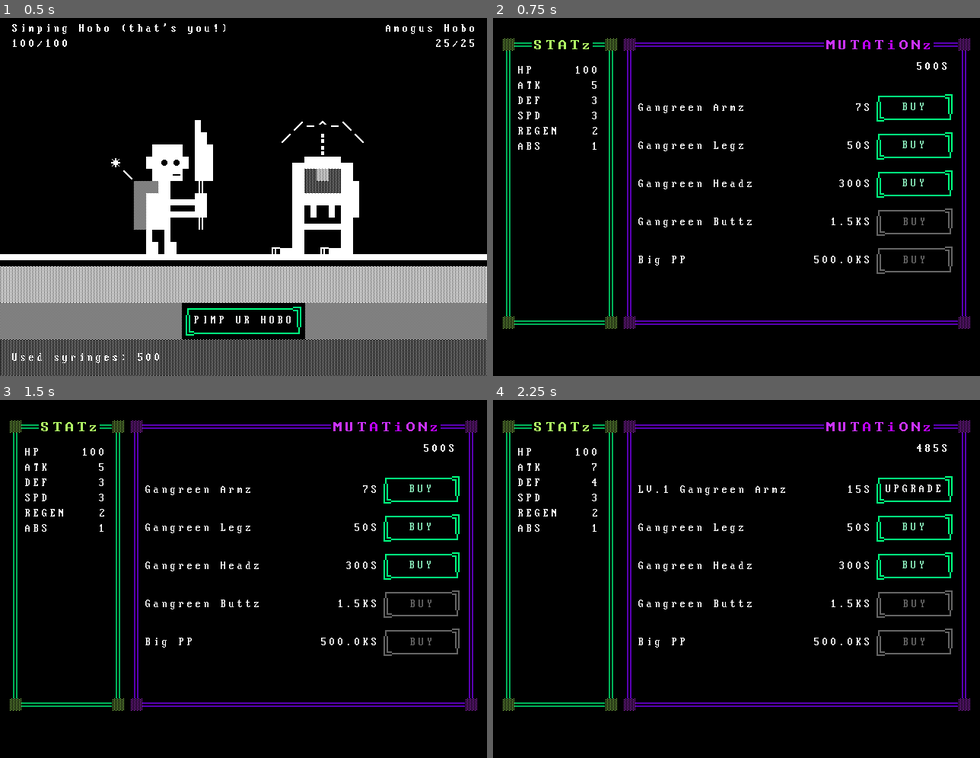
Above: before the commit, frames 1-4 (two rows, left to right).
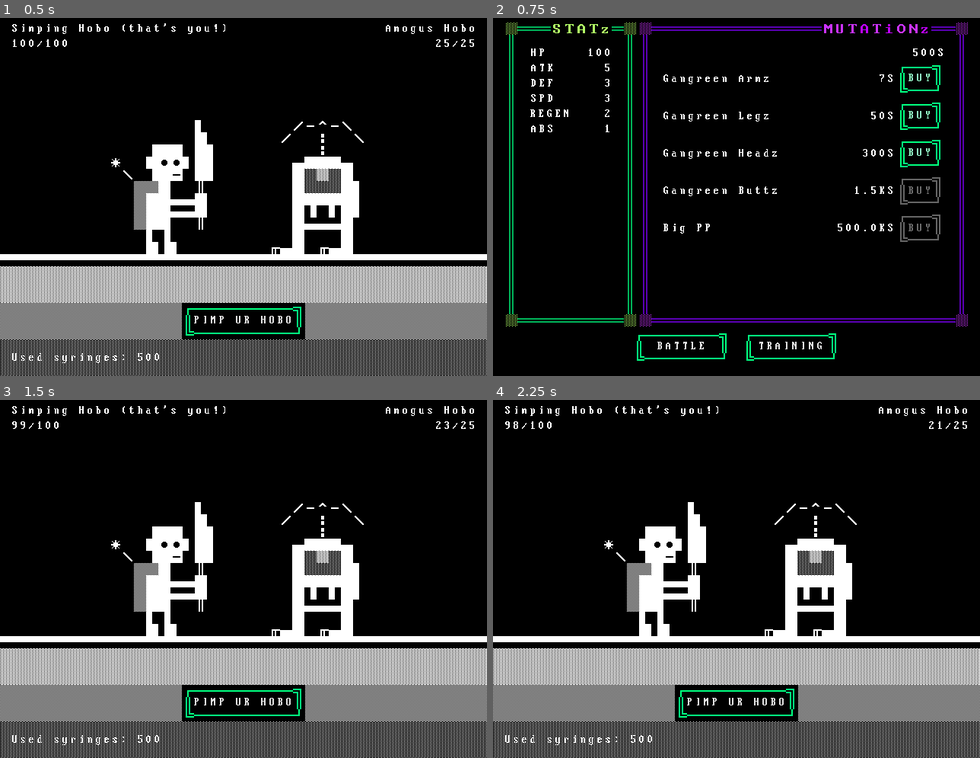
Above: after the commit, the same moments.

Repository: 2shady4u/hobo-battle-arena
Game: Godot game, scene res://src/Game.tscn
Two runs of this game, one before a commit and one after it. Both use one fixed random seed, a clock stepped at 60 frames per second and the inputs below.
Inputs (mouse positions are in pixels of both pictures, inside the frame that each line leads up to):
- Up to frame 1 (0.5 s): no input
- Up to frame 2 (0.75 s): click "PIMP UR HOBO" at 0.5 s
- Up to frame 3 (1.5 s): click (189, 729) at 1.25 s, where only the run after the commit has a clickable "BATTLE"
- Up to frame 4 (2.25 s): click (916, 489) at 2 s, where only the run before the commit has a clickable "BUY"

Frame 1 is identical in both runs. In frame 2, 10% of the frame differs, in the area x 2-98%, y 1-96%; in frame 3, 27%; in frame 4, 27%, in the area x 0-100%, y 1-100%.

Commit message:
Add buttons to go back and forth

Diff:
--- a/godot_project/src/game/StatsUI.gd
+++ b/godot_project/src/game/StatsUI.gd
@@ -3,8 +3,13 @@
 const mutation_scene = preload("res://src/game/stats_ui/Mutation.tscn")
 const stat_scene = preload("res://src/game/stats_ui/Stat.tscn")
 
-onready var stats_box = $StatsPanel/VBoxContainer
-onready var mutation_box = $MutationPanel/VBoxContainer
+onready var _stats_vbox = $MC/VB/ContentHBox/StatControl/MC/StatsVBox
+onready var _mutation_vbox = $MC/VB/ContentHBox/MutationControl/MC/VB/MutationVBox
+
+onready var _currency_label := $MC/VB/ContentHBox/MutationControl/MC/VB/CurrencyLabel
+
+onready var _battle_button := $MC/VB/ButtonHBox/BattleButton
+onready var _training_button := $MC/VB/ButtonHBox/TrainingButton
 
 var mutations = [
 	{
@@ -55,23 +60,31 @@
 
 var stats = ["hp", "atk", "def", "spd", "regen", "abs"]
 
-# Called when the node enters the scene tree for the first time.
 func _ready():
 	State.saved_game.connect("currency_changed", self, "_on_currency_changed")
 	for stat in stats:
 		var stat_instance = stat_scene.instance()
-		stats_box.add_child(stat_instance)
+		_stats_vbox.add_child(stat_instance)
 		stat_instance.set_stat(stat)
 
 	for mutation in mutations:
 		var mutation_instance = mutation_scene.instance()
-		mutation_box.add_child(mutation_instance)
+		_mutation_vbox.add_child(mutation_instance)
 		mutation_instance.set_data(mutation)
 
-	$Currency.text = get_formatted_money(State.saved_game.currency)
+	_currency_label.text = get_formatted_money(State.saved_game.currency)
+
+	_battle_button.connect("pressed", self, "_on_battle_button_pressed")
+	_training_button.connect("pressed", self, "_on_training_button_pressed")
 
 func _on_currency_changed(currency):
-	$Currency.text = get_formatted_money(currency)
+	_currency_label.text = get_formatted_money(currency)
+
+func _on_battle_button_pressed():
+	emit_signal("tab_change_requested", TYPE.BATTLE)
+
+func _on_training_button_pressed():
+	emit_signal("tab_change_requested", TYPE.TRAINING)
 
 func _process(_delta : float) -> void:
 	if Input.is_action_just_pressed("ui_accept"):
--- a/godot_project/src/game/StatsUI.tscn
+++ b/godot_project/src/game/StatsUI.tscn
@@ -1,42 +1,12 @@
-[gd_scene load_steps=12 format=2]
+[gd_scene load_steps=10 format=2]
 
 [ext_resource path="res://src/game/StatsUI.gd" type="Script" id=1]
-[ext_resource path="res://textures/ui/mutationbox.png" type="Texture" id=2]
-[ext_resource path="res://textures/ui/stats.png" type="Texture" id=3]
+[ext_resource path="res://src/game/stats_ui/mutation_stylebox.tres" type="StyleBox" id=2]
+[ext_resource path="res://src/game/stats_ui/stats_stylebox.tres" type="StyleBox" id=3]
 [ext_resource path="res://fonts/AcPlus_IBM_VGA_8x16.tres" type="DynamicFontData" id=4]
 [ext_resource path="res://src/game/stats_ui/button_texture.tres" type="StyleBox" id=5]
 [ext_resource path="res://src/game/stats_ui/button_disabed.tres" type="StyleBox" id=6]
-
-[sub_resource type="StyleBoxTexture" id=1]
-texture = ExtResource( 2 )
-region_rect = Rect2( 0, 0, 240, 192 )
-margin_left = 24.4587
-margin_right = 195.292
-margin_top = 20.7076
-margin_bottom = 38.0599
-
-[sub_resource type="Theme" id=2]
-Button/colors/font_color = Color( 0, 0, 0, 1 )
-Button/colors/font_color_disabled = Color( 0, 0, 0, 1 )
-Button/colors/font_color_focus = Color( 0, 0, 0, 1 )
-Button/colors/font_color_hover = Color( 0, 0, 0, 1 )
-Button/colors/font_color_pressed = Color( 0, 0, 0, 1 )
-Button/constants/hseparation = 0
-Button/fonts/font = null
-Button/styles/disabled = null
-Button/styles/focus = null
-Button/styles/hover = null
-Button/styles/normal = null
-Button/styles/pressed = null
-Panel/styles/panel = SubResource( 1 )
-
-[sub_resource type="StyleBoxTexture" id=3]
-texture = ExtResource( 3 )
-region_rect = Rect2( 0, 0, 144, 96 )
-margin_left = 17.0
-margin_right = 114.0
-margin_top = 25.0
-margin_bottom = 17.0
+[ext_resource path="res://src/game/stats_ui/base_theme.tres" type="Theme" id=7]
 
 [sub_resource type="DynamicFont" id=4]
 extra_spacing_char = 4
@@ -53,56 +23,108 @@
 [node name="StatsUI" type="Control"]
 anchor_right = 1.0
 anchor_bottom = 1.0
+theme = ExtResource( 7 )
 script = ExtResource( 1 )
 __meta__ = {
 "_edit_use_anchors_": false
 }
 
-[node name="MutationPanel" type="Panel" parent="."]
-margin_left = 171.0
-margin_top = 37.0
-margin_right = 627.0
-margin_bottom = 418.0
-theme = SubResource( 2 )
+[node name="MC" type="MarginContainer" parent="."]
+anchor_right = 1.0
+anchor_bottom = 1.0
+custom_constants/margin_right = 16
+custom_constants/margin_top = 16
+custom_constants/margin_left = 16
+custom_constants/margin_bottom = 16
 __meta__ = {
 "_edit_use_anchors_": false
 }
 
-[node name="VBoxContainer" type="VBoxContainer" parent="MutationPanel"]
-margin_left = 20.0
-margin_top = 68.0
-margin_right = 386.0
-margin_bottom = 409.0
+[node name="VB" type="VBoxContainer" parent="MC"]
+margin_left = 16.0
+margin_top = 16.0
+margin_right = 624.0
+margin_bottom = 464.0
+
+[node name="ContentHBox" type="HBoxContainer" parent="MC/VB"]
+margin_right = 608.0
+margin_bottom = 399.0
+size_flags_vertical = 3
+
+[node name="StatControl" type="Control" parent="MC/VB/ContentHBox"]
+margin_right = 172.0
+margin_bottom = 399.0
+size_flags_horizontal = 3
+
+[node name="StatsOutline" type="PanelContainer" parent="MC/VB/ContentHBox/StatControl"]
+anchor_right = 1.0
+anchor_bottom = 1.0
+size_flags_horizontal = 3
+custom_styles/panel = ExtResource( 3 )
+__meta__ = {
+"_edit_use_anchors_": false
+}
+
+[node name="MC" type="MarginContainer" parent="MC/VB/ContentHBox/StatControl"]
+anchor_right = 1.0
+anchor_bottom = 1.0
+custom_constants/margin_right = 32
+custom_constants/margin_top = 32
+custom_constants/margin_left = 32
+custom_constants/margin_bottom = 32
+__meta__ = {
+"_edit_use_anchors_": false
+}
+
+[node name="StatsVBox" type="VBoxContainer" parent="MC/VB/ContentHBox/StatControl/MC"]
+margin_left = 32.0
+margin_top = 32.0
+margin_right = 140.0
+margin_bottom = 367.0
+
+[node name="MutationControl" type="Control" parent="MC/VB/ContentHBox"]
+margin_left = 176.0
+margin_right = 608.0
+margin_bottom = 399.0
+size_flags_horizontal = 3
+size_flags_stretch_ratio = 2.5
+
+[node name="MutationOutline" type="PanelContainer" parent="MC/VB/ContentHBox/MutationControl"]
+anchor_right = 1.0
+anchor_bottom = 1.0
+size_flags_horizontal = 3
+size_flags_stretch_ratio = 2.0
+custom_styles/panel = ExtResource( 2 )
+__meta__ = {
+"_edit_use_anchors_": false
+}
+
+[node name="MC" type="MarginContainer" parent="MC/VB/ContentHBox/MutationControl"]
+anchor_right = 1.0
+anchor_bottom = 1.0
+custom_constants/margin_right = 32
+custom_constants/margin_top = 32
+custom_constants/margin_left = 32
+custom_constants/margin_bottom = 32
+__meta__ = {
+"_edit_use_anchors_": false
+}
+
+[node name="VB" type="VBoxContainer" parent="MC/VB/ContentHBox/MutationControl/MC"]
+margin_left = 32.0
+margin_top = 32.0
+margin_right = 400.0
+margin_bottom = 367.0
+size_flags_horizontal = 3
+size_flags_vertical = 3
 custom_constants/separation = 4
 __meta__ = {
 "_edit_use_anchors_": false
 }
 
-[node name="StatsPanel" type="Panel" parent="."]
-margin_left = 12.0
-margin_top = 37.0
-margin_right = 163.0
-margin_bottom = 418.0
-custom_styles/panel = SubResource( 3 )
-__meta__ = {
-"_edit_use_anchors_": false
-}
-
-[node name="VBoxContainer" type="VBoxContainer" parent="StatsPanel"]
-margin_left = 21.0
-margin_top = 34.0
-margin_right = 168.0
-margin_bottom = 249.0
-custom_constants/separation = 4
-__meta__ = {
-"_edit_use_anchors_": false
-}
-
-[node name="Currency" type="Label" parent="."]
-margin_left = 447.0
-margin_top = 66.0
-margin_right = 597.0
-margin_bottom = 82.0
+[node name="CurrencyLabel" type="Label" parent="MC/VB/ContentHBox/MutationControl/MC/VB"]
+margin_right = 368.0
+margin_bottom = 16.0
 rect_min_size = Vector2( 150, 0 )
 theme = SubResource( 5 )
 text = "w"
@@ -111,3 +133,34 @@
 __meta__ = {
 "_edit_use_anchors_": false
 }
+
+[node name="MutationVBox" type="VBoxContainer" parent="MC/VB/ContentHBox/MutationControl/MC/VB"]
+margin_top = 20.0
+margin_right = 368.0
+margin_bottom = 335.0
+size_flags_vertical = 3
+
+[node name="ButtonHBox" type="HBoxContainer" parent="MC/VB"]
+margin_top = 403.0
+margin_right = 608.0
+margin_bottom = 448.0
+size_flags_vertical = 8
+custom_constants/separation = 16
+alignment = 1
+__meta__ = {
+"_edit_use_anchors_": false
+}
+
+[node name="BattleButton" type="Button" parent="MC/VB/ButtonHBox"]
+margin_left = 168.0
+margin_right = 296.0
+margin_bottom = 45.9369
+rect_min_size = Vector2( 128, 0 )
+text = "BATTLE"
+
+[node name="TrainingButton" type="Button" parent="MC/VB/ButtonHBox"]
+margin_left = 312.0
+margin_right = 440.0
+margin_bottom = 45.9369
+rect_min_size = Vector2( 128, 0 )
+text = "TRAINING"
--- a/godot_project/src/game/TrainingUI.gd
+++ b/godot_project/src/game/TrainingUI.gd
@@ -5,6 +5,9 @@
 
 onready var buy_button = $Panel/NoTraining/CoachBar/BuyButton
 onready var cancel_training_button = $Panel/Training/CancelTraining
+
+onready var _battle_button := $MC/HB/BattleButton
+onready var _stats_button := $MC/HB/StatsButton
 
 func _ready() -> void:
 	State.saved_game.connect("training_changed", self, "_on_training_changed")
@@ -17,6 +20,9 @@
 	_on_coach_changed(coach)
 	_on_currency_changed(State.saved_game.currency)
 	_on_training_changed(State.saved_game.training)
+
+	_battle_button.connect("pressed", self, "_on_battle_button_pressed")
+	_stats_button.connect("pressed", self, "_on_stats_button_pressed")
 
 func _on_coach_changed(new_coach) -> void:
 	if new_coach == 0:
@@ -50,6 +56,12 @@
 		_training_panel.show()
 		_not_training_panel.hide()
 
+func _on_battle_button_pressed() -> void:
+	emit_signal("tab_change_requested", TYPE.BATTLE)
+
+func _on_stats_button_pressed() -> void:
+	emit_signal("tab_change_requested", TYPE.STATS)
+
 func _on_cancel_training_button_pressed() -> void:
 	State.saved_game.set_training(null)
 
--- a/godot_project/src/game/TrainingUI.tscn
+++ b/godot_project/src/game/TrainingUI.tscn
@@ -8,6 +8,7 @@
 [ext_resource path="res://textures/ui/bar-empty.png" type="Texture" id=6]
 [ext_resource path="res://src/game/stats_ui/button_texture.tres" type="StyleBox" id=7]
 [ext_resource path="res://src/game/stats_ui/button_disabed.tres" type="StyleBox" id=8]
+[ext_resource path="res://src/game/stats_ui/base_theme.tres" type="Theme" id=9]
 
 [sub_resource type="StyleBoxTexture" id=1]
 texture = ExtResource( 2 )
@@ -44,6 +45,7 @@
 [node name="TrainingUI" type="Control"]
 anchor_right = 1.0
 anchor_bottom = 1.0
+theme = ExtResource( 9 )
 script = ExtResource( 1 )
 __meta__ = {
 "_edit_use_anchors_": false
@@ -62,6 +64,9 @@
 [node name="NoTraining" type="Control" parent="Panel"]
 margin_right = 40.0
 margin_bottom = 40.0
+__meta__ = {
+"_edit_use_anchors_": false
+}
 
 [node name="TrainingOptions" type="GridContainer" parent="Panel/NoTraining"]
 visible = false
@@ -190,3 +195,37 @@
 margin_bottom = 281.0
 theme = SubResource( 5 )
 text = "CANCEL TRAINING"
+
+[node name="MC" type="MarginContainer" parent="."]
+anchor_right = 1.0
+anchor_bottom = 1.0
+custom_constants/margin_right = 16
+custom_constants/margin_top = 16
+custom_constants/margin_left = 16
+custom_constants/margin_bottom = 16
+__meta__ = {
+"_edit_use_anchors_": false
+}
+
+[node name="HB" type="HBoxContainer" parent="MC"]
+margin_left = 16.0
+margin_top = 419.0
+margin_right = 624.0
+margin_bottom = 464.0
+size_flags_vertical = 8
+custom_constants/separation = 16
+alignment = 1
+
+[node name="BattleButton" type="Button" parent="MC/HB"]
+margin_left = 168.0
+margin_right = 296.0
+margin_bottom = 45.9369
+rect_min_size = Vector2( 128, 0 )
+text = "BATTLE"
+
+[node name="StatsButton" type="Button" parent="MC/HB"]
+margin_left = 312.0
+margin_right = 440.0
+margin_bottom = 45.9369
+rect_min_size = Vector2( 128, 0 )
+text = "STATS"
--- a/godot_project/src/game/stats_ui/Mutation.tscn
+++ b/godot_project/src/game/stats_ui/Mutation.tscn
@@ -6,38 +6,38 @@
 [node name="Mutation" type="HBoxContainer"]
 anchor_right = 1.0
 anchor_bottom = 1.0
-margin_right = -524.0
-margin_bottom = -435.0
 theme = ExtResource( 2 )
+alignment = 1
 script = ExtResource( 1 )
 __meta__ = {
 "_edit_use_anchors_": false
 }
 
 [node name="Name" type="Label" parent="."]
-margin_top = 15.0
-margin_right = 220.0
-margin_bottom = 31.0
-rect_min_size = Vector2( 220, 0 )
+margin_top = 232.0
+margin_right = 263.0
+margin_bottom = 248.0
+size_flags_horizontal = 3
 text = "HELLO"
 valign = 1
 
 [node name="Price" type="Label" parent="."]
-margin_left = 224.0
-margin_top = 15.0
-margin_right = 304.0
-margin_bottom = 31.0
-rect_min_size = Vector2( 80, 0 )
+margin_left = 457.0
+margin_top = 232.0
+margin_right = 530.0
+margin_bottom = 248.0
+size_flags_horizontal = 10
 text = "1.31K S"
 align = 2
 valign = 1
 
 [node name="BuyButton" type="Button" parent="."]
-margin_left = 308.0
-margin_right = 418.0
-margin_bottom = 46.0
-rect_min_size = Vector2( 110, 46 )
+margin_left = 534.0
+margin_top = 217.0
+margin_right = 640.529
+margin_bottom = 262.937
 focus_mode = 0
+size_flags_vertical = 4
 custom_colors/font_color_disabled = Color( 0.415686, 0.415686, 0.415686, 1 )
 custom_colors/font_color_focus = Color( 0.560784, 0.956863, 0.760784, 1 )
 custom_colors/font_color = Color( 0.560784, 0.956863, 0.760784, 1 )
--- a/godot_project/src/game/stats_ui/Stat.tscn
+++ b/godot_project/src/game/stats_ui/Stat.tscn
@@ -6,25 +6,27 @@
 [node name="Stat" type="HBoxContainer"]
 anchor_right = 1.0
 anchor_bottom = 1.0
-margin_right = -640.0
-margin_bottom = -480.0
 theme = ExtResource( 2 )
+alignment = 1
 script = ExtResource( 1 )
 __meta__ = {
 "_edit_use_anchors_": false
 }
 
 [node name="Stat" type="Label" parent="."]
-margin_right = 50.0
-margin_bottom = 16.0
+margin_left = 268.0
+margin_top = 232.0
+margin_right = 318.0
+margin_bottom = 248.0
 rect_min_size = Vector2( 50, 0 )
 text = "STR"
 valign = 1
 
 [node name="Value" type="Label" parent="."]
-margin_left = 54.0
-margin_right = 104.0
-margin_bottom = 16.0
+margin_left = 322.0
+margin_top = 232.0
+margin_right = 372.0
+margin_bottom = 248.0
 rect_min_size = Vector2( 50, 0 )
 text = "50"
 align = 2
--- a/godot_project/src/game/stats_ui/base_theme.tres
+++ b/godot_project/src/game/stats_ui/base_theme.tres
@@ -1,15 +1,11 @@
-[gd_resource type="Theme" load_steps=5 format=2]
+[gd_resource type="Theme" load_steps=4 format=2]
 
-[ext_resource path="res://fonts/AcPlus_IBM_VGA_8x16.ttf" type="DynamicFontData" id=1]
+[ext_resource path="res://fonts/AcPlus_IBM_VGA_8x16_dynamicfont.tres" type="DynamicFont" id=1]
 [ext_resource path="res://src/game/stats_ui/button_texture.tres" type="StyleBox" id=2]
 [ext_resource path="res://src/game/stats_ui/button_disabed.tres" type="StyleBox" id=3]
 
-[sub_resource type="DynamicFont" id=1]
-extra_spacing_char = 4
-font_data = ExtResource( 1 )
-
 [resource]
-default_font = SubResource( 1 )
+default_font = ExtResource( 1 )
 Button/styles/disabled = ExtResource( 3 )
 Button/styles/focus = ExtResource( 2 )
 Button/styles/hover = ExtResource( 2 )
--- /dev/null
+++ b/godot_project/src/game/stats_ui/mutation_stylebox.tres
@@ -0,0 +1,11 @@
+[gd_resource type="StyleBoxTexture" load_steps=2 format=2]
+
+[ext_resource path="res://textures/ui/mutationbox.png" type="Texture" id=1]
+
+[resource]
+texture = ExtResource( 1 )
+region_rect = Rect2( 0, 0, 240, 192 )
+margin_left = 16.0
+margin_right = 192.422
+margin_top = 16.0
+margin_bottom = 16.0
--- /dev/null
+++ b/godot_project/src/game/stats_ui/stats_stylebox.tres
@@ -0,0 +1,11 @@
+[gd_resource type="StyleBoxTexture" load_steps=2 format=2]
+
+[ext_resource path="res://textures/ui/stats.png" type="Texture" id=1]
+
+[resource]
+texture = ExtResource( 1 )
+region_rect = Rect2( 0, 0, 144, 96 )
+margin_left = 16.0
+margin_right = 112.0
+margin_top = 16.0
+margin_bottom = 16.0
Not shown: 1 places in godot_project/src/game/TrainingUI.tscn that only renumber resources
